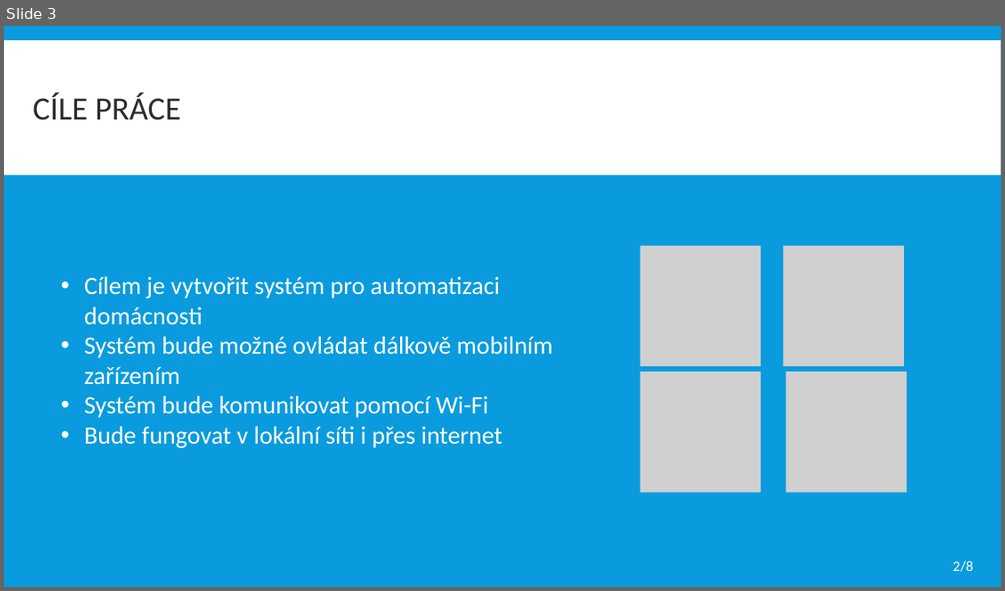
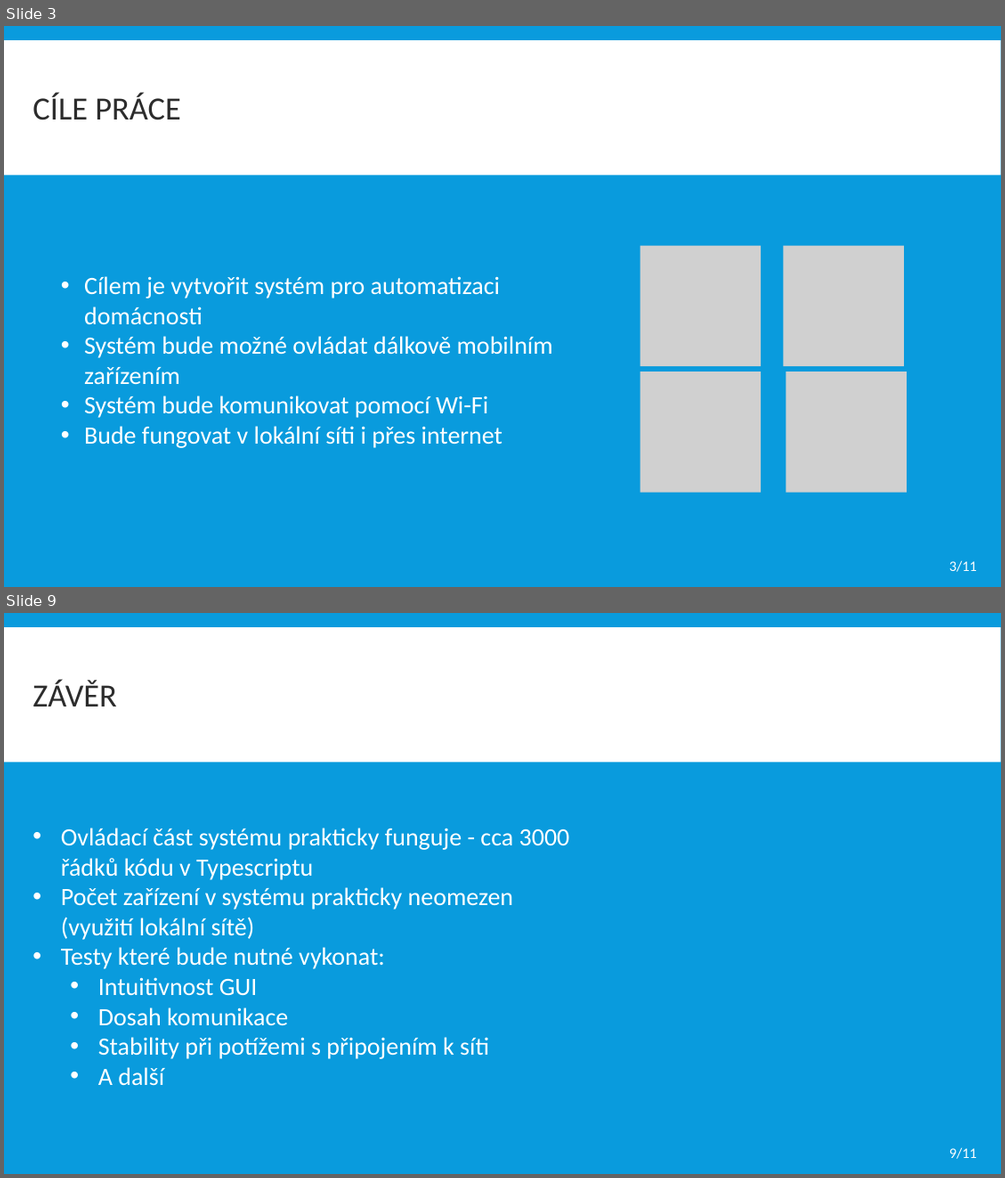
Before and after one commit to dinoq/RPi-Smart-Home, a slide deck: BP/Obhajoba BP/2021/ITT prezentace.pptx. Shown one above the other, each under a label of ours: slide 3 before the commit, slides 3 and 9 after it; the slides between them are not shown. The pictures are 1005x591 and 1005x1178 pixels, drawn with LibreOffice and Linux fonts; fonts in the diff are those of the drawing; grey boxes stand for pictures. Boxes give left, top, right and bottom in pixels: in the first picture for what was removed or moved away, otherwise in the second. Text is boxed around its words. In the diff, an @@ line names an element or a change of style, - is before the commit and + after.

```diff
--- a/BP/Obhajoba BP/2021/ITT prezentace.pptx
+++ b/BP/Obhajoba BP/2021/ITT prezentace.pptx
@@ slide 9 added at <box>4,613,1001,1174</box>, background #099BDD; not listed: 1 template element that a slide beside it also shows @@
@@ text added at <box>32,679,116,706</box>, 31.2 pt, text #2C2C2C @@
+ZÁVĚR
@@ text added at <box>61,827,570,1085</box>, 24 pt, text #FFFFFF @@
+• Ovládací část systému prakticky funguje - cca 3000 řádků kódu v Typescriptu
+• Počet zařízení v systému prakticky neomezen (využití lokální sítě)
+• Testy které bude nutné vykonat:
+  • Intuitivnost GUI
+  • Dosah komunikace
+  • Stability při potížemi s připojením k síti
+  • A další
@@ text added at <box>949,1147,977,1159</box>, 14 pt, text #FFFFFF @@
+9/11
@@ slide 3 changed as well @@
@@ text at <box>949,560,977,572</box>: text changed @@
-2/8
+3/11
```
Also in this commit, not shown: 1 other slide changed, 8 other slides added, 2 slides removed, 11 other files.
